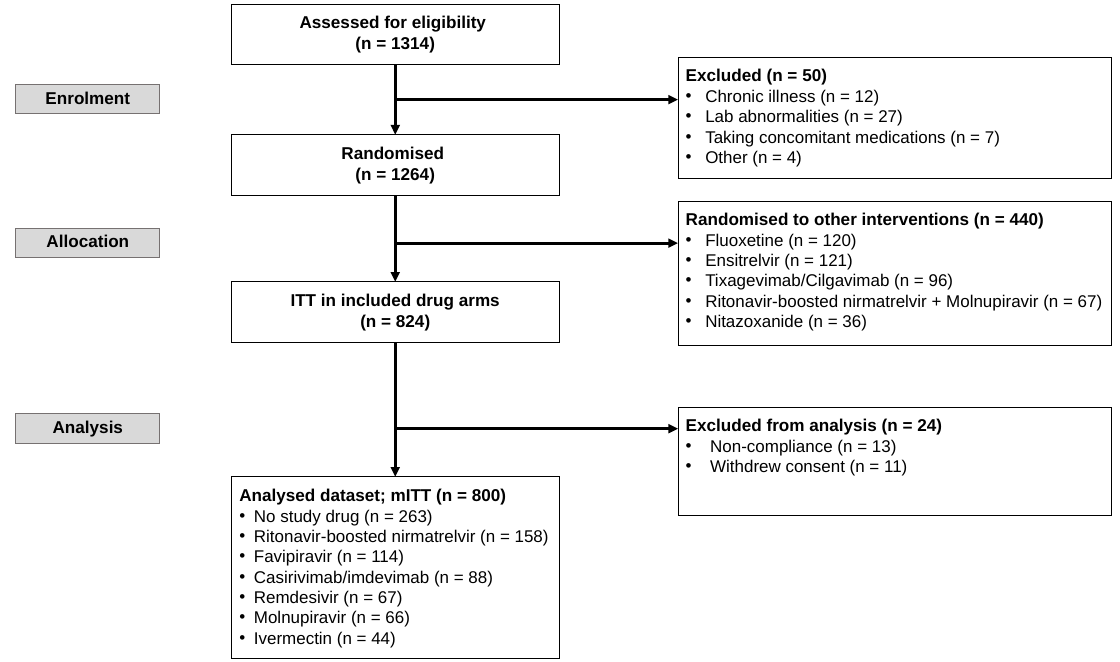
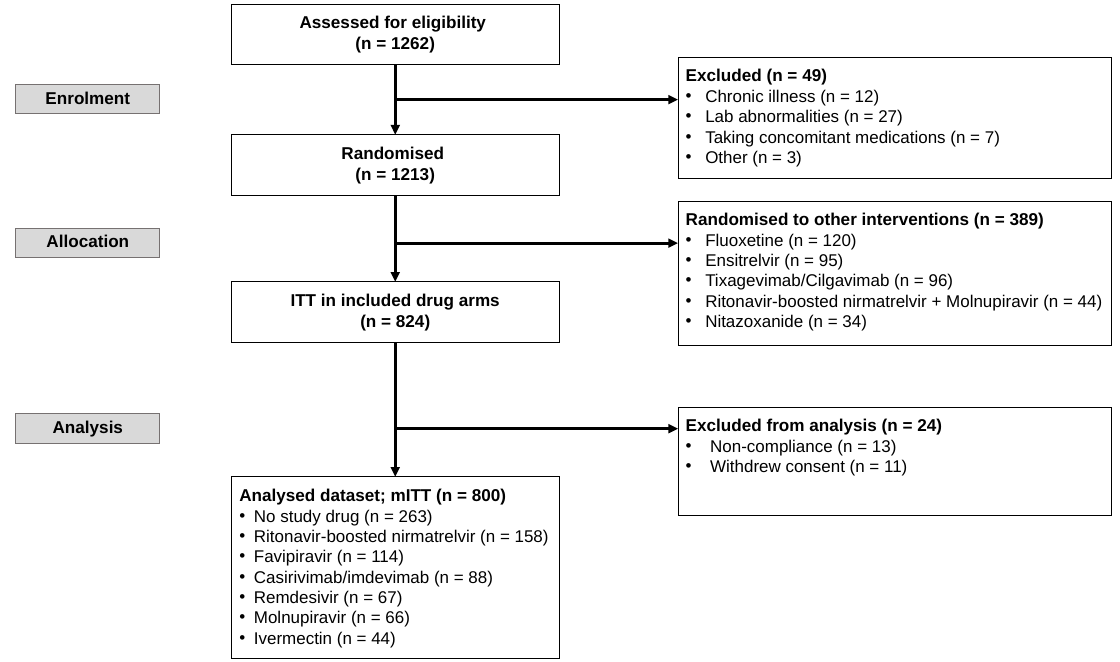
Before and after one commit to jwatowatson/Determinants-viral-clearance, a slide deck: slide 1 of Temporal_splines/Plots/CONSORT.pptx. Drawn at 1120x662 pixels with LibreOffice and Linux fonts; fonts in the diff are those of the drawing. Boxes give left, top, right and bottom in pixels: in the first picture for what was removed or moved away, otherwise in the second. Text is boxed around its words. In the diff, an @@ line names an element or a change of style, - is before the commit and + after.

```diff
--- a/Temporal_splines/Plots/CONSORT.pptx
+++ b/Temporal_splines/Plots/CONSORT.pptx
@@ text in rectangle at bbox=[355, 36, 435, 53]: text changed @@
-(n = 1314)
+(n = 1262)
@@ text in rectangle at bbox=[686, 68, 827, 85]: text changed @@
-Excluded (n = 50)
+Excluded (n = 49)
@@ text in rectangle at bbox=[355, 167, 435, 184]: text changed @@
-(n = 1264)
+(n = 1213)
@@ text in rectangle at bbox=[705, 150, 802, 167]: text changed @@
-• Other (n = 4)
+• Other (n = 3)
@@ text in rectangle at bbox=[686, 212, 1044, 229]: text changed @@
-Randomised to other interventions (n = 440)
+Randomised to other interventions (n = 389)
@@ text in rectangle at bbox=[705, 253, 844, 270]: text changed @@
-• Ensitrelvir (n = 121)
+• Ensitrelvir (n = 95)
@@ text in rectangle at bbox=[705, 294, 1103, 331]: text changed @@
-• Ritonavir-boosted nirmatrelvir + Molnupiravir (n = 67)
-• Nitazoxanide (n = 36)
+• Ritonavir-boosted nirmatrelvir + Molnupiravir (n = 44)
+• Nitazoxanide (n = 34)
```
Also in this commit, not shown: 8 other files.
